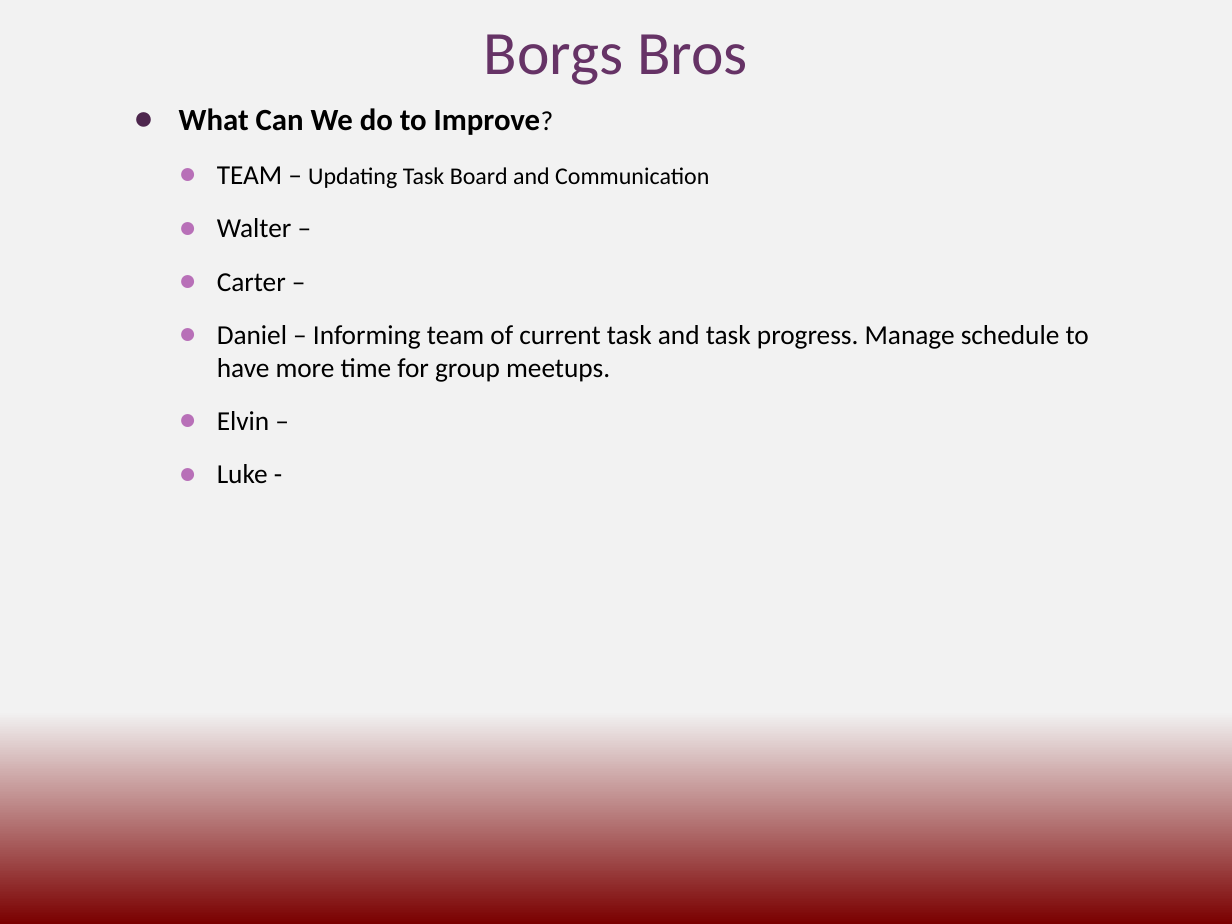
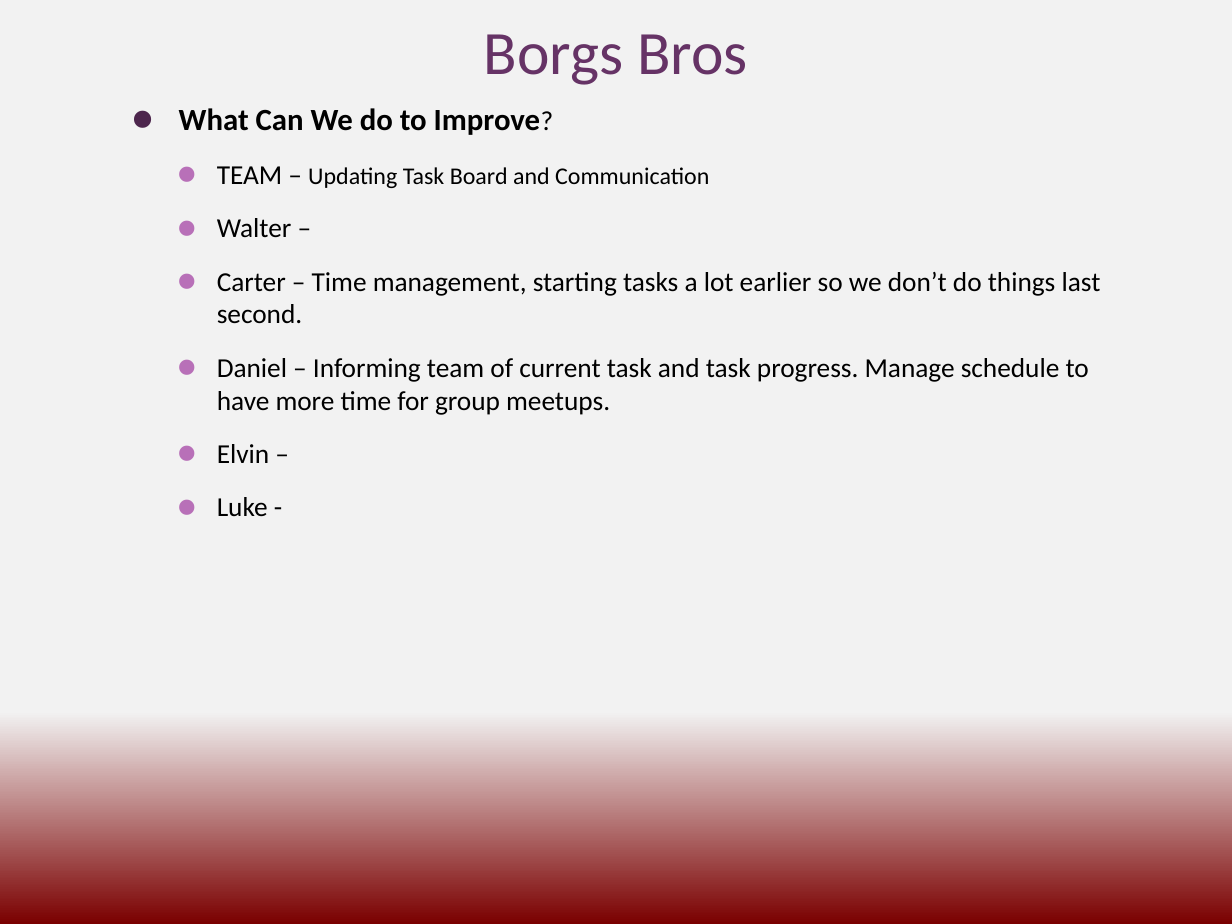
Before and after one commit to waltergarciaguirre/JepTesting, a slide deck: slide 3 of docs/Borgs_Retrospective.pptx. Drawn at 1232x924 pixels with LibreOffice and Linux fonts; fonts in the diff are those of the drawing. Boxes give left, top, right and bottom in pixels: in the first picture for what was removed or moved away, otherwise in the second. Text is boxed around its words. In the diff, an @@ line names an element or a change of style, - is before the commit and + after.

```diff
--- a/docs/Borgs_Retrospective.pptx
+++ b/docs/Borgs_Retrospective.pptx
@@ text at bbox=[179, 108, 1089, 516]: bullet ● to ⚫; less space between paragraphs @@
@@ text at bbox=[217, 272, 1101, 324]: text changed @@
-    ● Carter –
+    ⚫ Carter – Time management, starting tasks a lot earlier so we don’t do things last second.
```
Also in this commit, not shown: 2 other slides changed.
